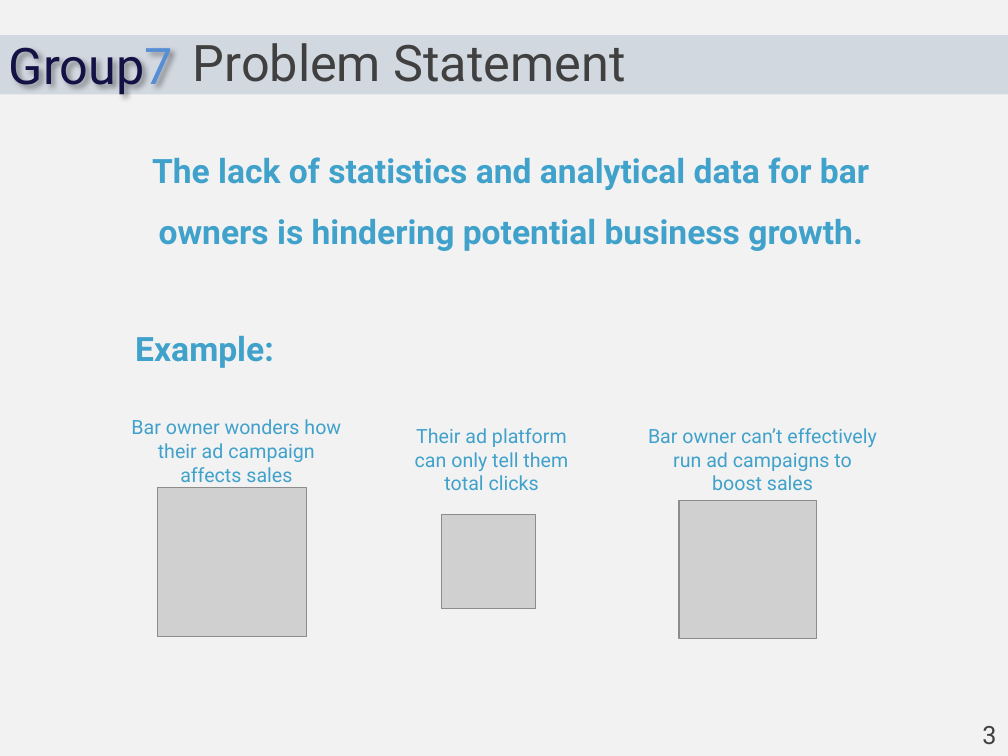
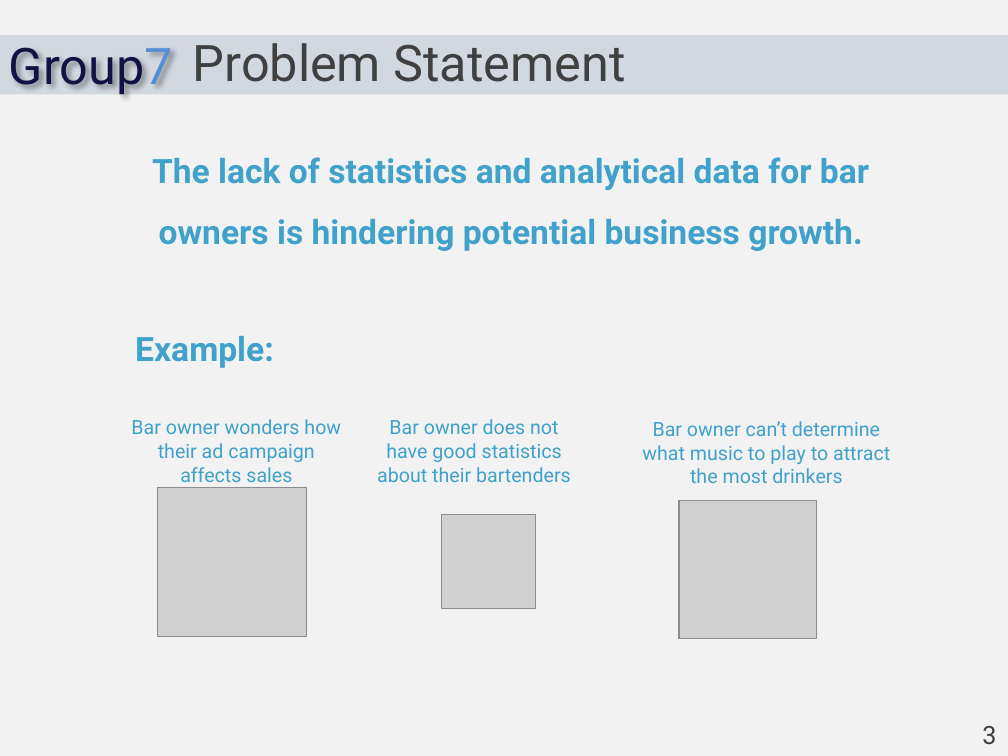
Before and after one commit to moalhayek/db_project, a slide deck: slide 2 of group7.pptx. Drawn at 1008x756 pixels with LibreOffice and Linux fonts; fonts in the diff are those of the drawing; grey boxes stand for pictures. Boxes give left, top, right and bottom in pixels: in the first picture for what was removed or moved away, otherwise in the second. Text is boxed around its words. In the diff, an @@ line names an element or a change of style, - is before the commit and + after.

```diff
--- a/group7.pptx
+++ b/group7.pptx
@@ text at (x1=377, y1=419, x2=571, y2=482): text changed @@
-Their ad platform
-can only tell them
-total clicks
+Bar owner does not have good statistics about their bartenders
@@ text at (x1=642, y1=421, x2=890, y2=483): text changed @@
-Bar owner can’t effectively
-run ad campaigns to
-boost sales
+Bar owner can’t determine what music to play to attract the most drinkers
```
Also in this commit, not shown: 3 other slides changed, 1 slide added, 2 other files.
